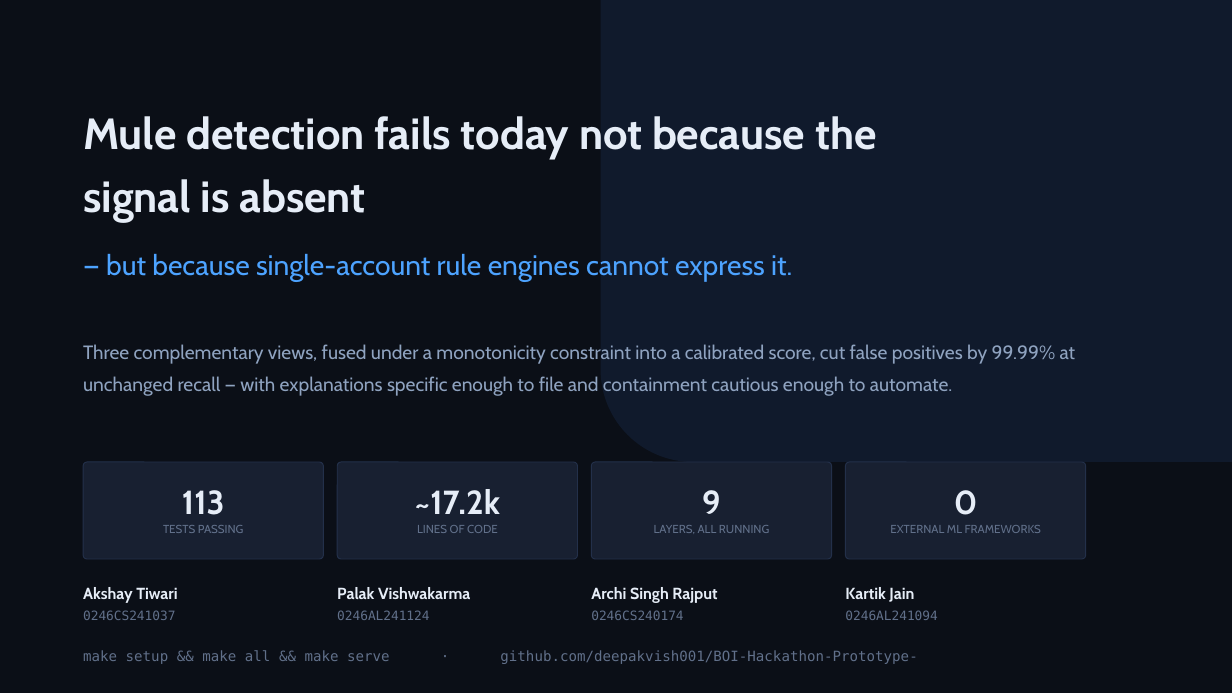
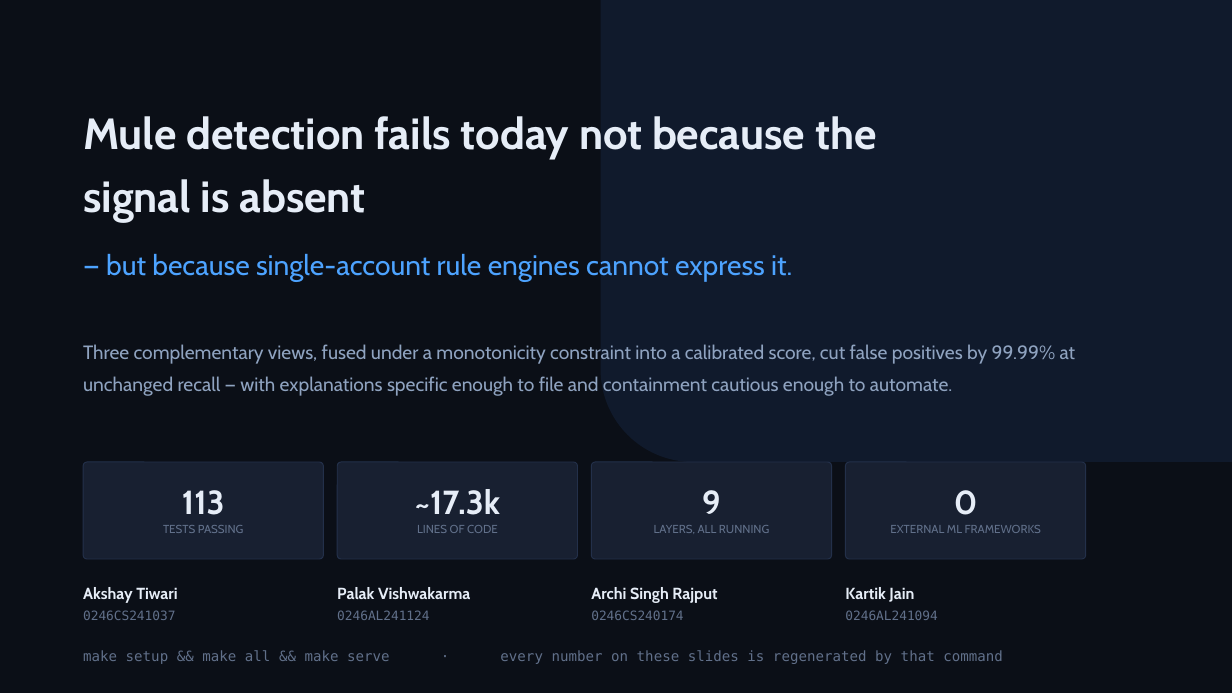
Before and after one commit to deepakvish001/BOI-Hackathon-Prototype-, a slide deck: slide 19 of docs/BODHI_Mule_Hunter_Deck.pptx. Drawn at 1232x693 pixels with LibreOffice and Linux fonts; fonts in the diff are those of the drawing. Boxes give left, top, right and bottom in pixels: in the first picture for what was removed or moved away, otherwise in the second. Text is boxed around its words. In the diff, an @@ line names an element or a change of style, - is before the commit and + after.

```diff
--- a/docs/BODHI_Mule_Hunter_Deck.pptx
+++ b/docs/BODHI_Mule_Hunter_Deck.pptx
@@ text at (x1=415, y1=489, x2=501, y2=515): text changed @@
-~17.2k
+~17.3k
@@ text at (x1=83, y1=650, x2=1003, y2=664): text changed @@
-make setup && make all && make serve · github.com/deepakvish001/BOI-Hackathon-Prototype-
+make setup && make all && make serve · every number on these slides is regenerated by that command
```
Also in this commit, not shown: 7 other files.
